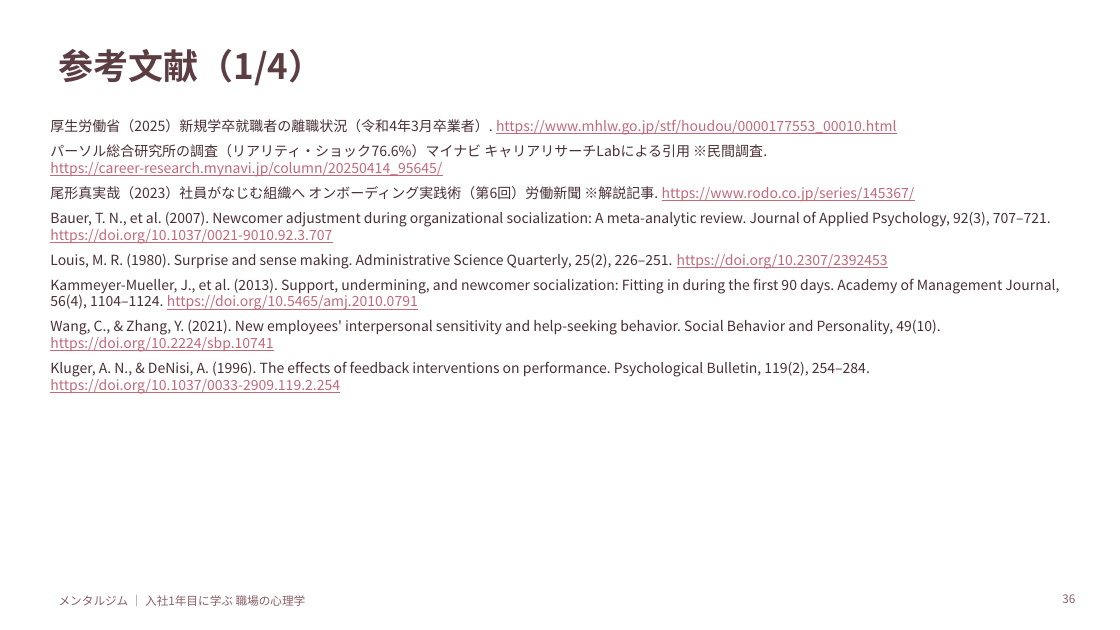
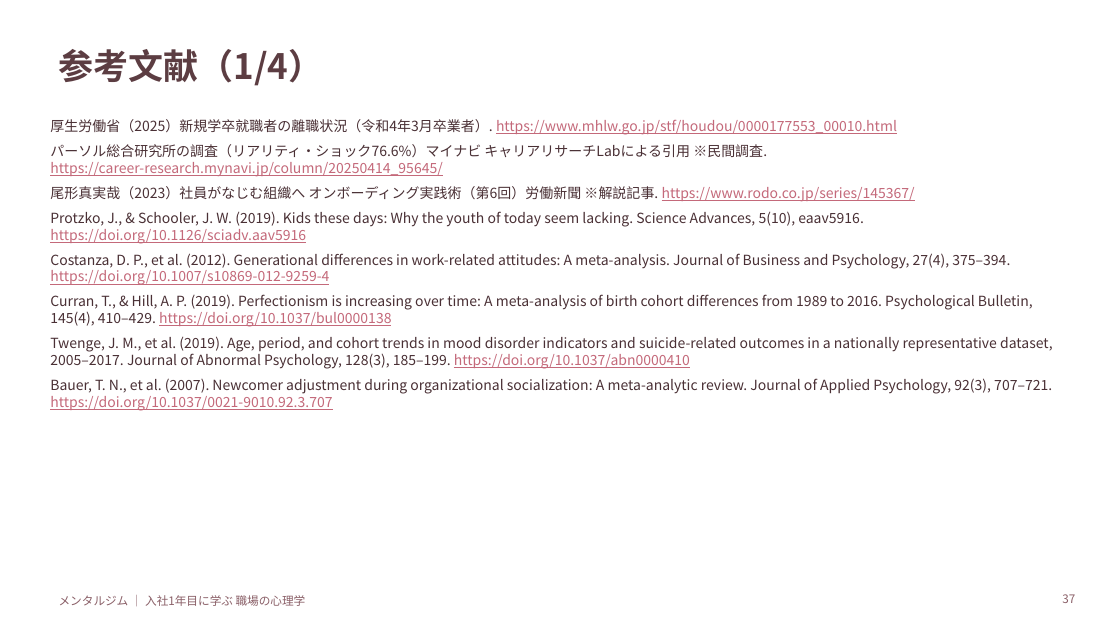
Before and after one commit to cocorest/mentalgym, a slide deck: slide 37 of programs/newcomer-first-year/slides/01_本研修_入社1年目に学ぶ職場の心理学.pptx (slide 36 before the commit). Drawn at 1120x630 pixels with LibreOffice and Linux fonts; fonts in the diff are those of the drawing. Boxes give left, top, right and bottom in pixels: in the first picture for what was removed or moved away, otherwise in the second. Text is boxed around its words. In the diff, an @@ line names an element or a change of style, - is before the commit and + after.

```diff
--- a/programs/newcomer-first-year/slides/01_本研修_入社1年目に学ぶ職場の心理学.pptx
+++ b/programs/newcomer-first-year/slides/01_本研修_入社1年目に学ぶ職場の心理学.pptx
@@ text at box(50, 211, 1053, 369): paragraphs added @@
+Protzko, J., & Schooler, J. W. (2019). Kids these days: Why the youth of today seem lacking. Science Advances, 5(10), eaav5916. https://doi.org/10.1126/sciadv.aav5916
+Costanza, D. P., et al. (2012). Generational differences in work-related attitudes: A meta-analysis. Journal of Business and Psychology, 27(4), 375–394. https://doi.org/10.1007/s10869-012-9259-4
+Curran, T., & Hill, A. P. (2019). Perfectionism is increasing over time: A meta-analysis of birth cohort differences from 1989 to 2016. Psychological Bulletin, 145(4), 410–429. https://doi.org/10.1037/bul0000138
+Twenge, J. M., et al. (2019). Age, period, and cohort trends in mood disorder indicators and suicide-related outcomes in a nationally representative dataset, 2005–2017. Journal of Abnormal Psychology, 128(3), 185–199. https://doi.org/10.1037/abn0000410
@@ text at box(50, 254, 1059, 394): paragraphs removed @@
-Louis, M. R. (1980). Surprise and sense making. Administrative Science Quarterly, 25(2), 226–251. https://doi.org/10.2307/2392453
-Kammeyer-Mueller, J., et al. (2013). Support, undermining, and newcomer socialization: Fitting in during the first 90 days. Academy of Management Journal, 56(4), 1104–1124. https://doi.org/10.5465/amj.2010.0791
-Wang, C., & Zhang, Y. (2021). New employees' interpersonal sensitivity and help-seeking behavior. Social Behavior and Personality, 49(10). https://doi.org/10.2224/sbp.10741
-Kluger, A. N., & DeNisi, A. (1996). The effects of feedback interventions on performance. Psychological Bulletin, 119(2), 254–284. https://doi.org/10.1037/0033-2909.119.2.254
@@ page number at box(1062, 594, 1075, 603): text changed @@
-36
+37
```
Also in this commit, not shown: 3 other slides changed, 1 slide added, 4 other files.
